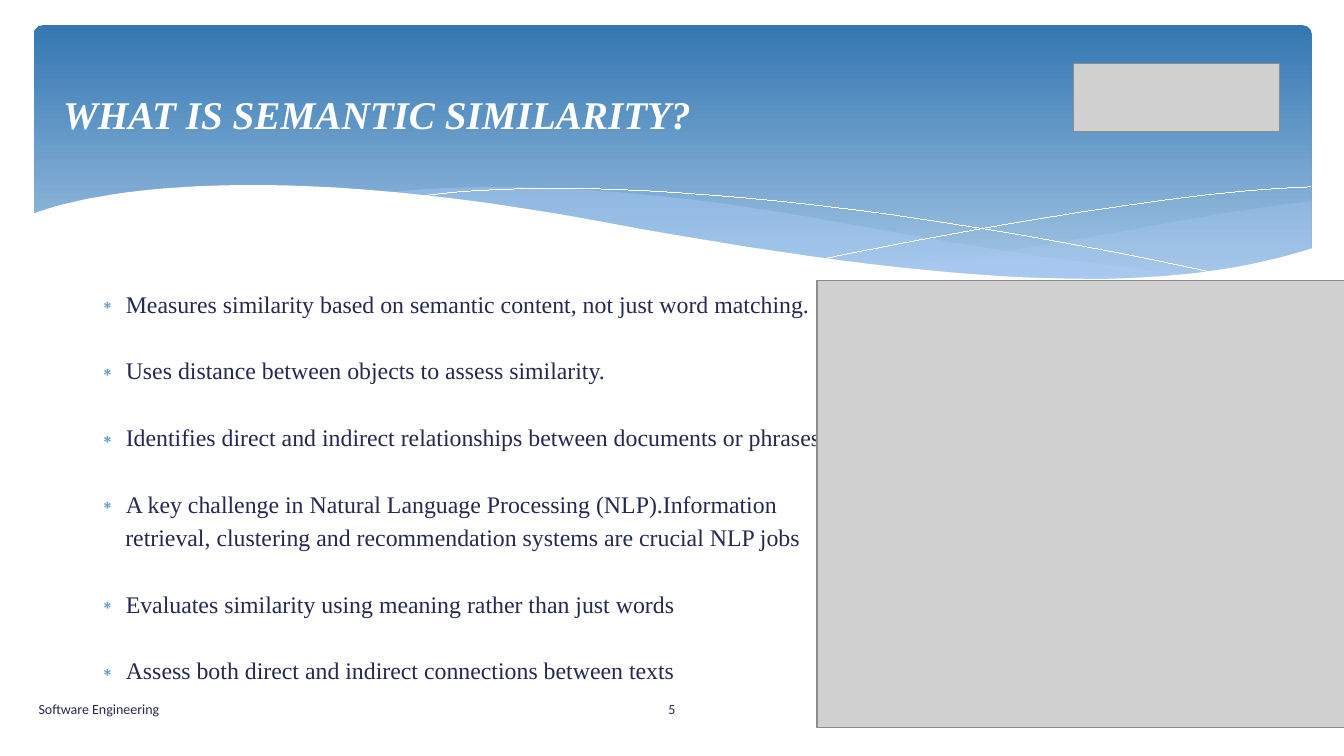
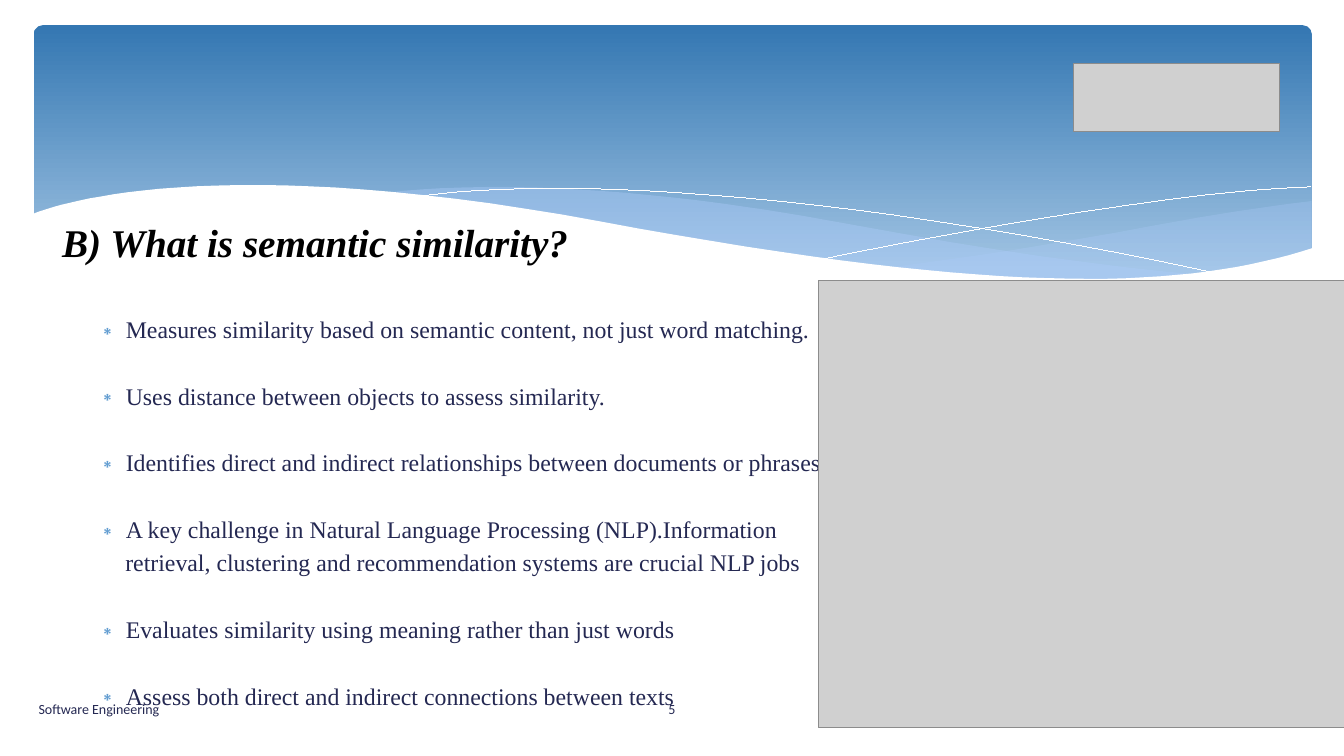
Before and after one commit to senthilmasters2024/Tech_Tweakers, a slide deck: slide 5 of SemanticAnalysisTextualData/SemanticAnalysisTextualData/Documentation/SemanticAnalysisTextualData.pptx. Drawn at 1344x756 pixels with LibreOffice and Linux fonts; fonts in the diff are those of the drawing; grey boxes stand for pictures. Boxes give left, top, right and bottom in pixels: in the first picture for what was removed or moved away, otherwise in the second. Text is boxed around its words. In the diff, an @@ line names an element or a change of style, - is before the commit and + after.

```diff
--- a/SemanticAnalysisTextualData/SemanticAnalysisTextualData/Documentation/SemanticAnalysisTextualData.pptx
+++ b/SemanticAnalysisTextualData/SemanticAnalysisTextualData/Documentation/SemanticAnalysisTextualData.pptx
@@ text at [62,229,568,265]: text changed; text colour #FFFFFF to #000000 @@
-WHAT IS SEMANTIC SIMILARITY?
+B) What is semantic similarity?
@@ text "Measures similarity based on semantic ..." rewrapped from [125,296,826,680] to [125,321,826,710] @@
```
Also in this commit, not shown: 9 other slides changed, 1 other file.
